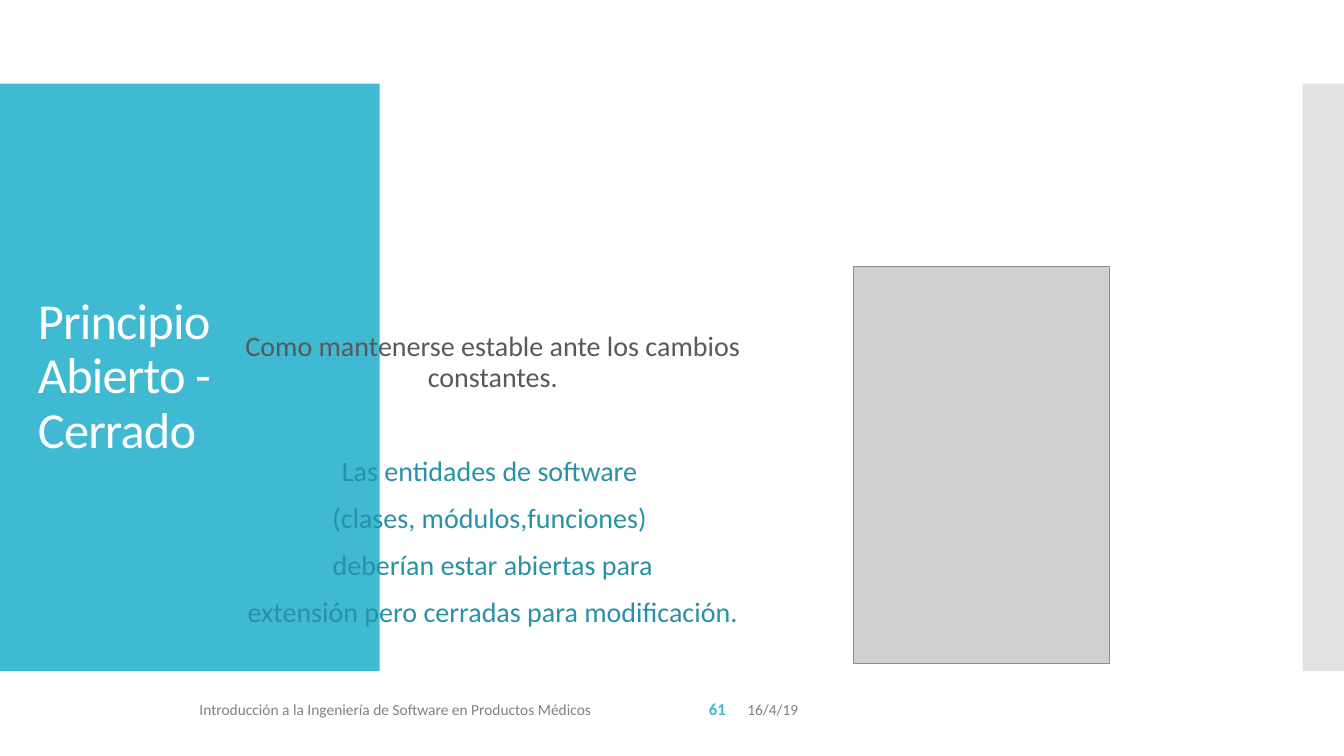
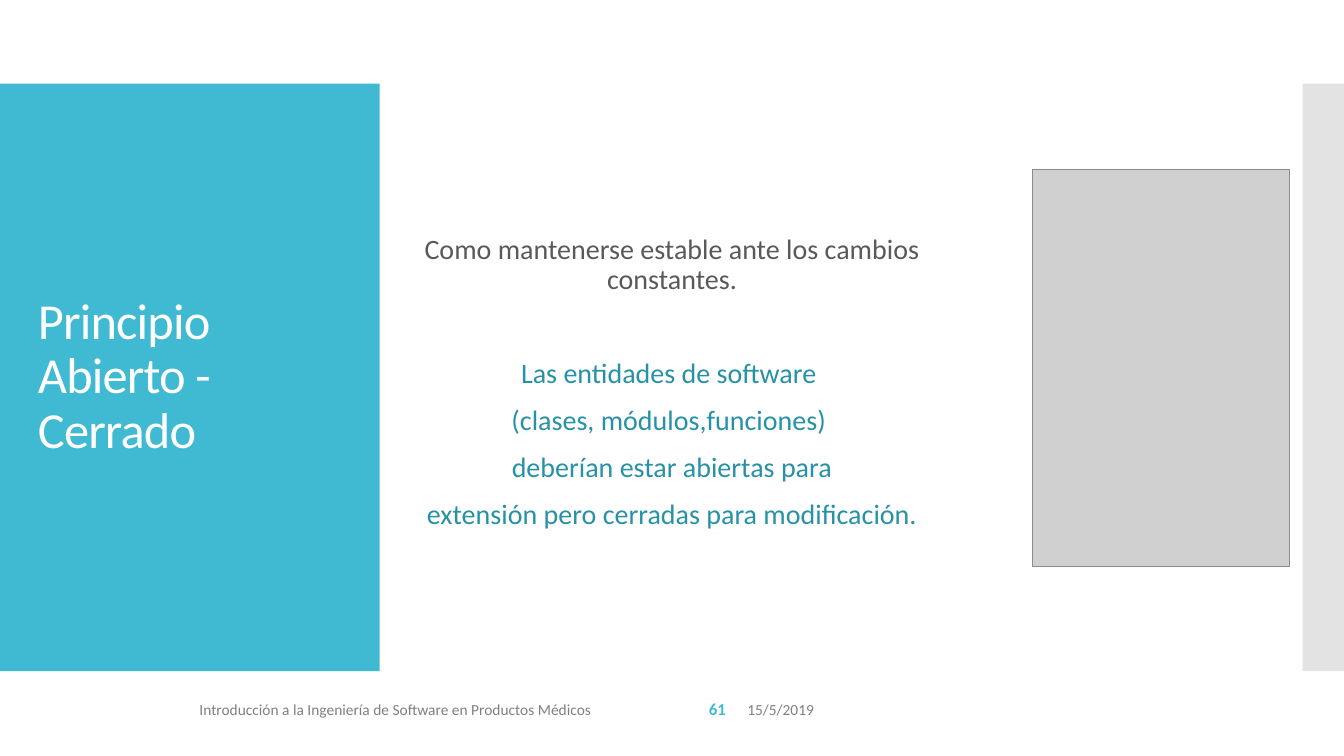
Before and after one commit to vvalotto/IS-en-Sistemas-Embebidos, a slide deck: slide 61 of 04 - IS - Mantenimiento .pptx. Drawn at 1344x756 pixels with LibreOffice and Linux fonts; fonts in the diff are those of the drawing; grey boxes stand for pictures. Boxes give left, top, right and bottom in pixels: in the first picture for what was removed or moved away, otherwise in the second. Text is boxed around its words. In the diff, an @@ line names an element or a change of style, - is before the commit and + after.

```diff
--- a/04 - IS - Mantenimiento .pptx
+++ b/04 - IS - Mantenimiento .pptx
@@ text "Como mantenerse estable ante los ..." rewrapped from (245,333,739,629) to (425,239,919,529) @@
@@ picture: place and size @@
-picture at (854,267,1111,664)
+picture at (1032,169,1290,567)
@@ text at (747,704,814,716): text changed @@
-16/4/19
+15/5/2019
```
Also in this commit, not shown: 93 other slides changed, 1 slide added, 1 slide removed, 5 other files.
